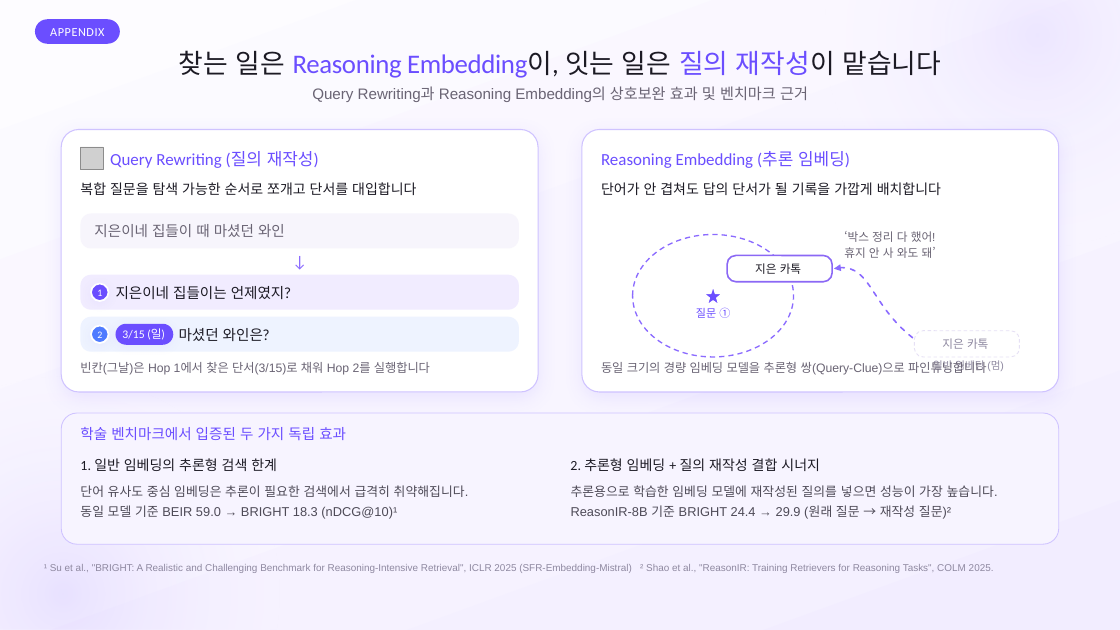
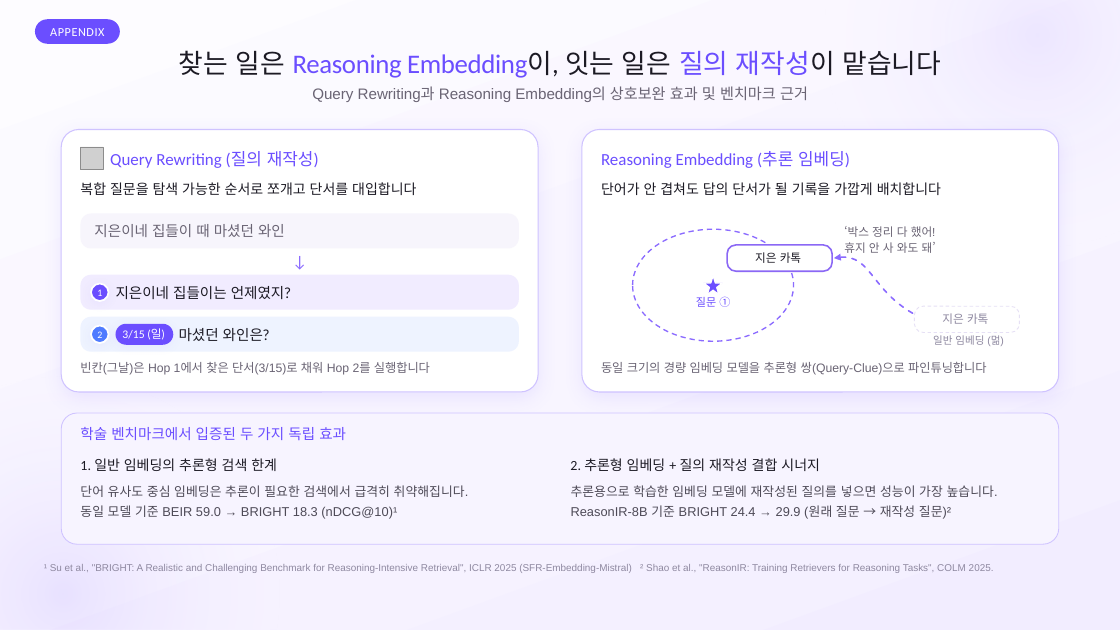
Before and after one commit to SB-Jo/t3, a slide deck: slide 19 of weave/결선준비/09_HowItWorks/HowItWorks_Argon.pptx. Drawn at 1120x630 pixels with LibreOffice and Linux fonts; fonts in the diff are those of the drawing; grey boxes stand for pictures; background and template pictures are left out. Boxes give left, top, right and bottom in pixels: in the first picture for what was removed or moved away, otherwise in the second. Text is boxed around its words. In the diff, an @@ line names an element or a change of style, - is before the commit and + after.

```diff
--- a/weave/결선준비/09_HowItWorks/HowItWorks_Argon.pptx
+++ b/weave/결선준비/09_HowItWorks/HowItWorks_Argon.pptx
@@ ellipse resized from (x1=633, y1=234, x2=794, y2=357) to (x1=633, y1=229, x2=794, y2=341) @@
@@ text "‘박스 정리 다 했어!" moved from (x1=844, y1=231, x2=936, y2=258) to (x1=844, y1=226, x2=936, y2=253) @@
@@ freeform shape resized from (x1=834, y1=260, x2=913, y2=338) to (x1=834, y1=250, x2=913, y2=313) @@
@@ text "질문 ①" at (x1=696, y1=296, x2=730, y2=307): font Calibri to Lato @@
@@ 2 texts, 1 rounded rectangle, 1 star moved together from (x1=696, y1=255, x2=833, y2=318) to (x1=696, y1=245, x2=833, y2=307) @@
@@ rounded rectangle moved from (x1=915, y1=331, x2=1020, y2=357) to (x1=915, y1=307, x2=1020, y2=333) @@
@@ text "지은 카톡" moved from (x1=942, y1=338, x2=988, y2=349) to (x1=942, y1=313, x2=988, y2=324) @@
@@ text at (x1=933, y1=335, x2=1004, y2=346): text changed @@
-일반 임베딩 (멈)
+일반 임베딩 (멂)
```
Also in this commit, not shown: 21 other slides changed, 1 slide removed, 3 other files.
